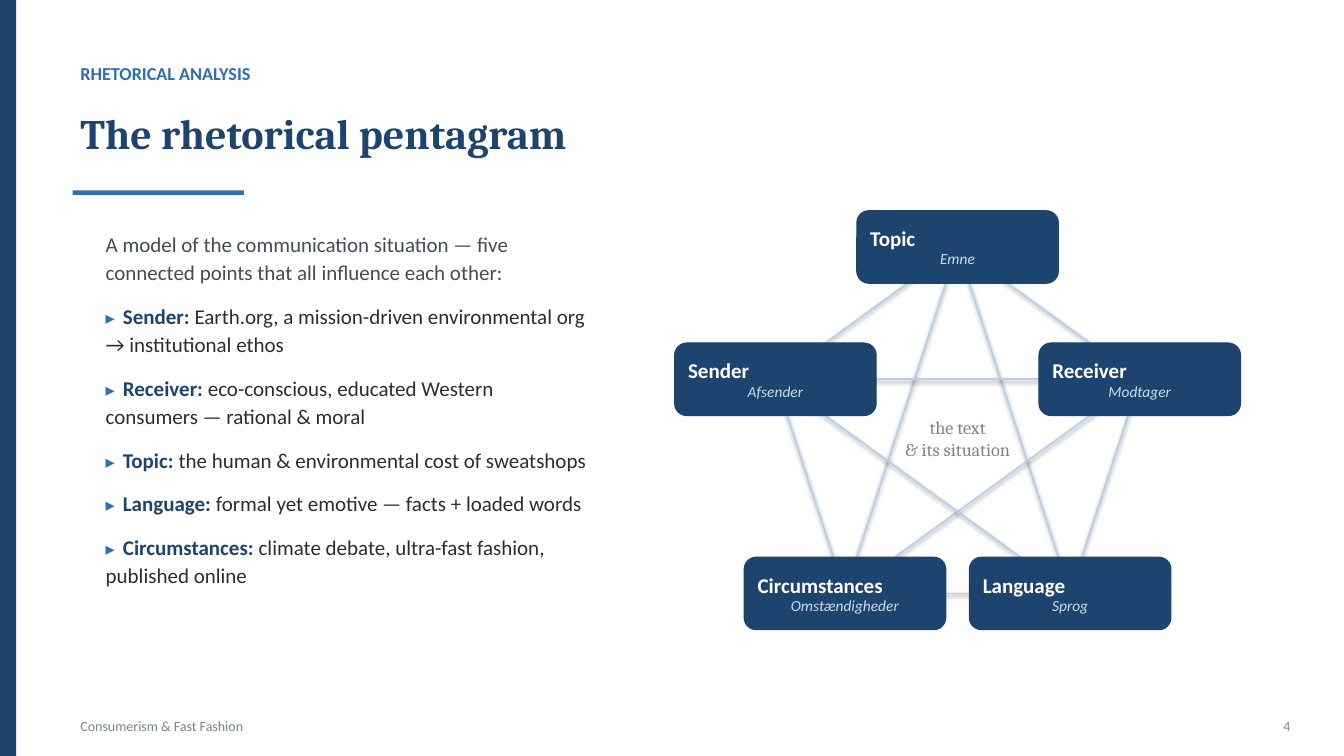
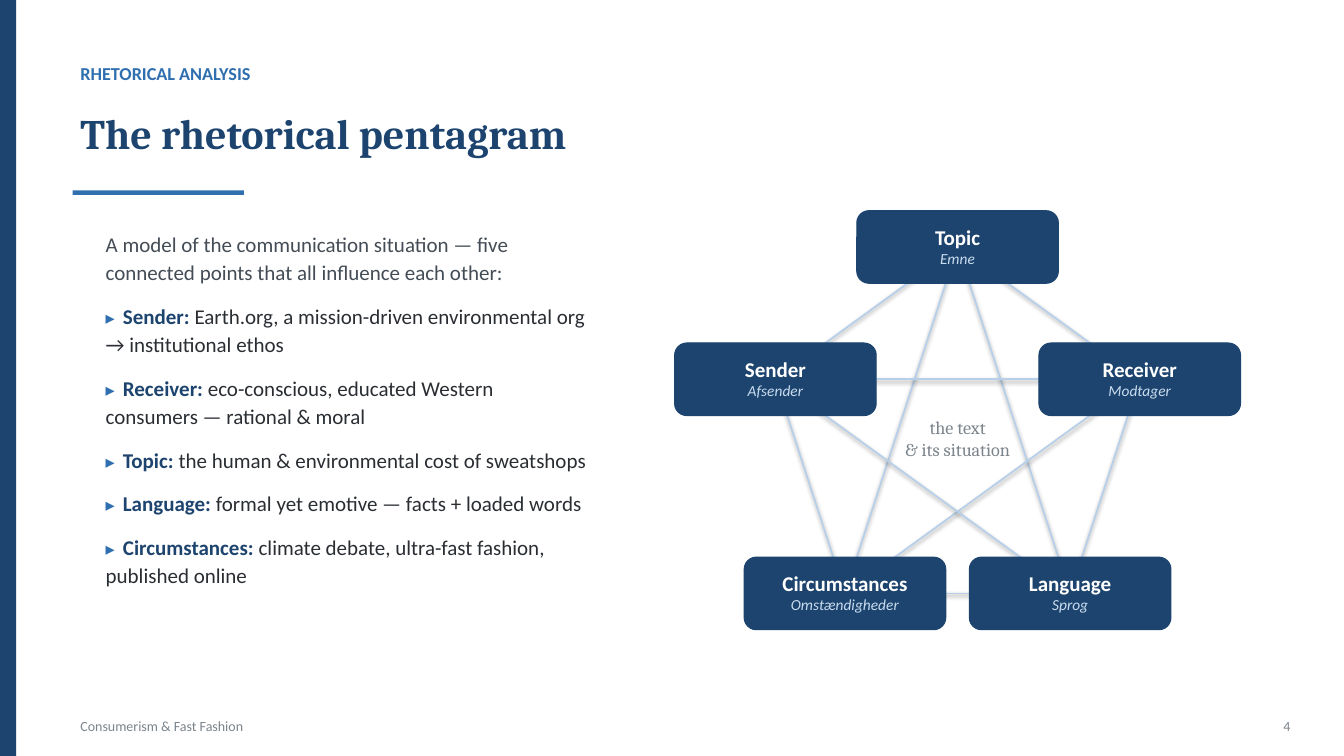
Before and after one commit to fdsh75qs9z-ui/MssAtelier, a slide deck: slide 4 of fast-fashion-presentation/Fast_Fashion_Presentation.pptx. Drawn at 1344x756 pixels with LibreOffice and Linux fonts; fonts in the diff are those of the drawing. Boxes give left, top, right and bottom in pixels: in the first picture for what was removed or moved away, otherwise in the second. Text is boxed around its words. In the diff, an @@ line names an element or a change of style, - is before the commit and + after.

```diff
--- a/fast-fashion-presentation/Fast_Fashion_Presentation.pptx
+++ b/fast-fashion-presentation/Fast_Fashion_Presentation.pptx
@@ text in rounded rectangle at (935,230,980,264): text changed @@
-Topic
-Emne
+Topic
+Emne
@@ text in rounded rectangle at (745,362,806,398): text changed @@
-Sender
-Afsender
+Sender
+Afsender
@@ text in rounded rectangle at (1103,362,1177,399): text changed @@
-Receiver
-Modtager
+Receiver
+Modtager
@@ text in rounded rectangle at (782,576,907,613): text changed @@
-Circumstances
-Omstændigheder
+Circumstances
+Omstændigheder
@@ text in rounded rectangle at (1029,577,1111,613): text changed @@
-Language
-Sprog
+Language
+Sprog
```
Also in this commit, not shown: 1 other file.
